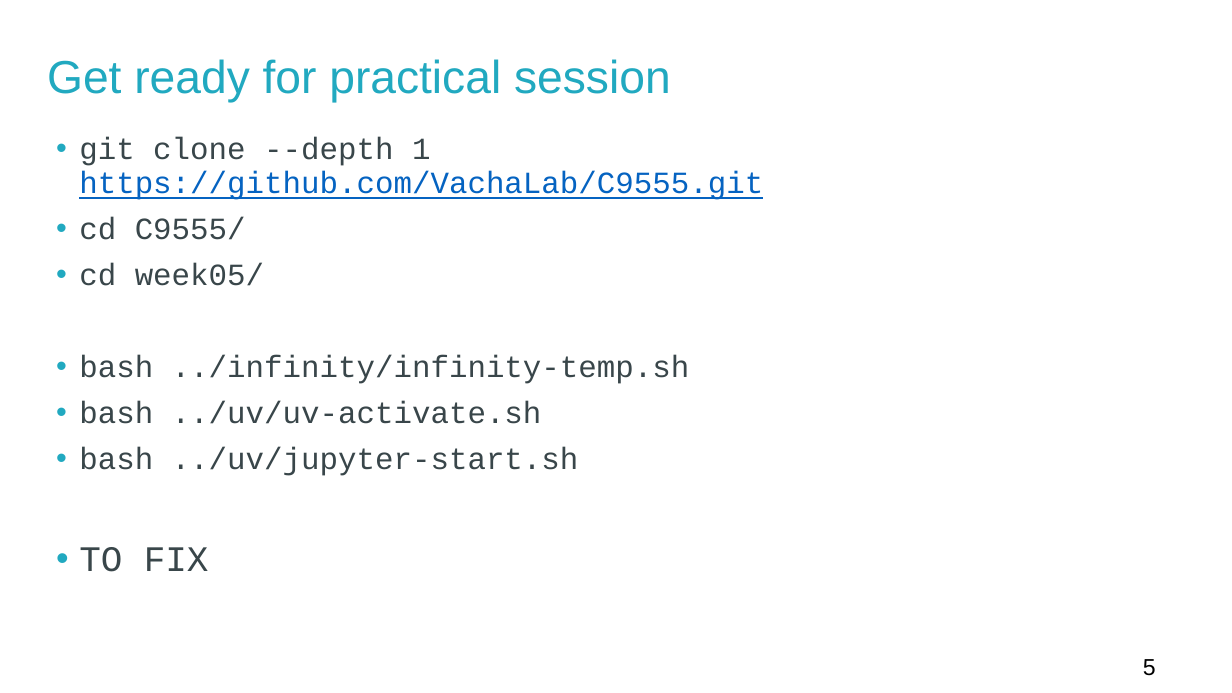
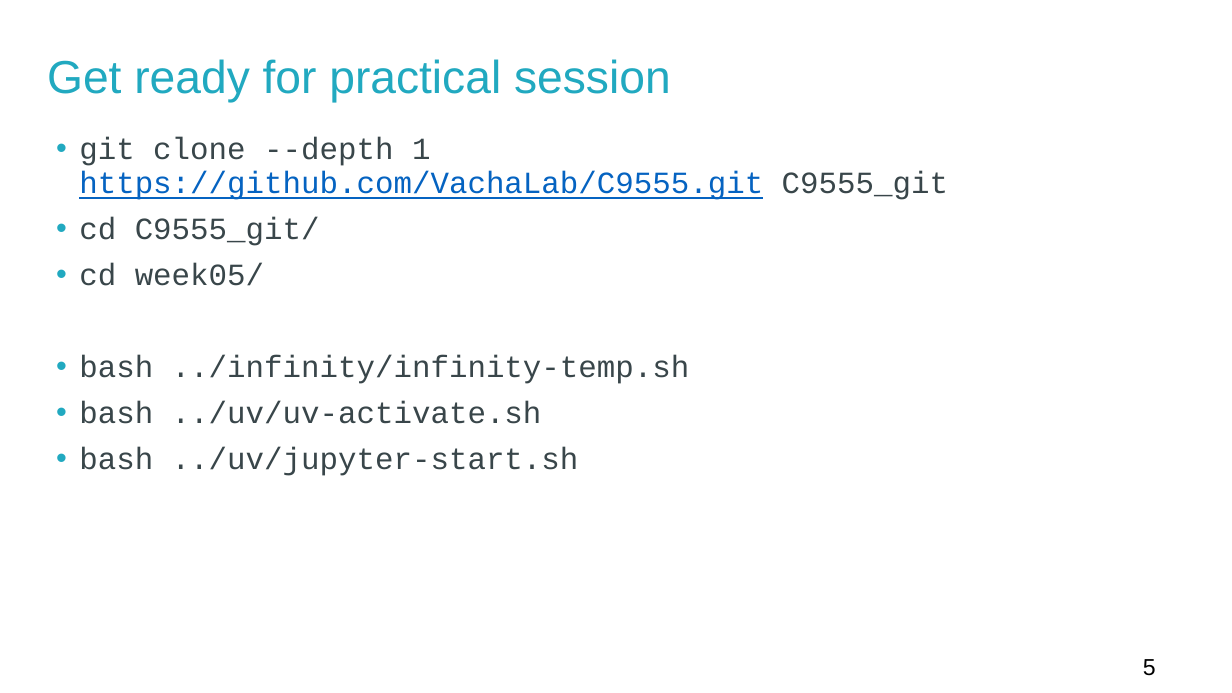
Before and after one commit to VachaLab/C9555, a slide deck: slide 5 of week05/week05.pptx. Drawn at 1232x693 pixels with LibreOffice and Linux fonts; fonts in the diff are those of the drawing. Boxes give left, top, right and bottom in pixels: in the first picture for what was removed or moved away, otherwise in the second. Text is boxed around its words. In the diff, an @@ line names an element or a change of style, - is before the commit and + after.

```diff
--- a/week05/week05.pptx
+++ b/week05/week05.pptx
@@ text at (79,137,948,246): text changed; text colour #0563C1 to #39464A @@
-• git clone --depth 1 https://github.com/VachaLab/C9555.git
-• cd C9555/
+• git clone --depth 1 https://github.com/VachaLab/C9555.git C9555_git
+• cd C9555_git/
@@ text at (79,547,209,572): paragraph removed @@
-• TO FIX
```
Also in this commit, not shown: 1 slide added, 2 other files.
